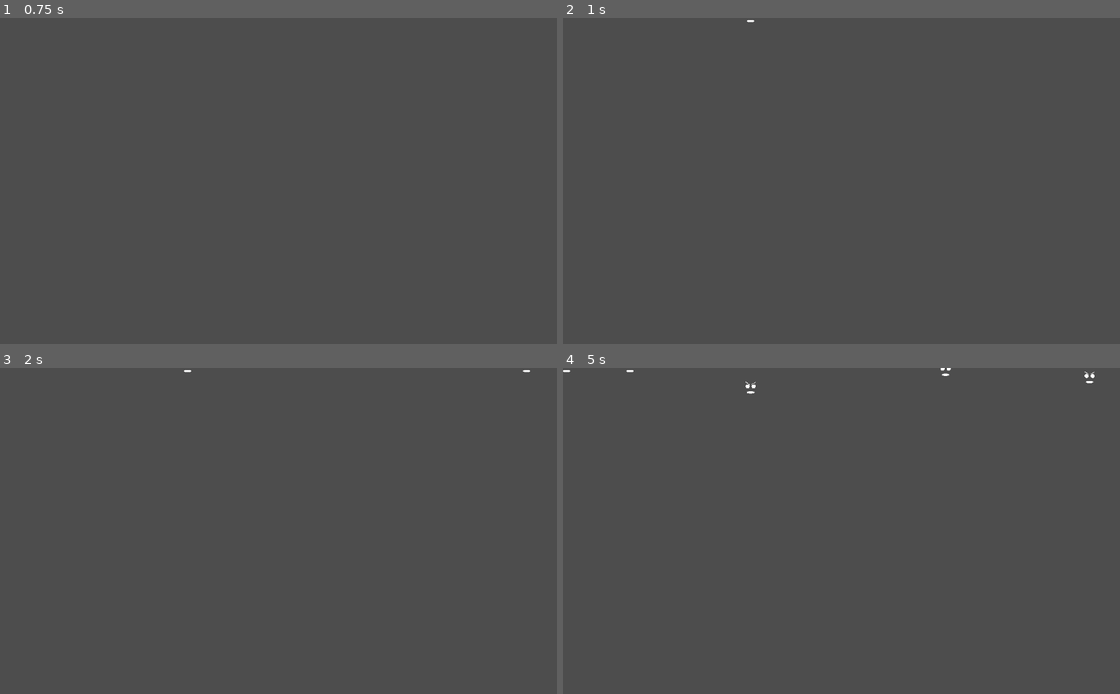
Above: before the commit, frames 1-4 (two rows, left to right).
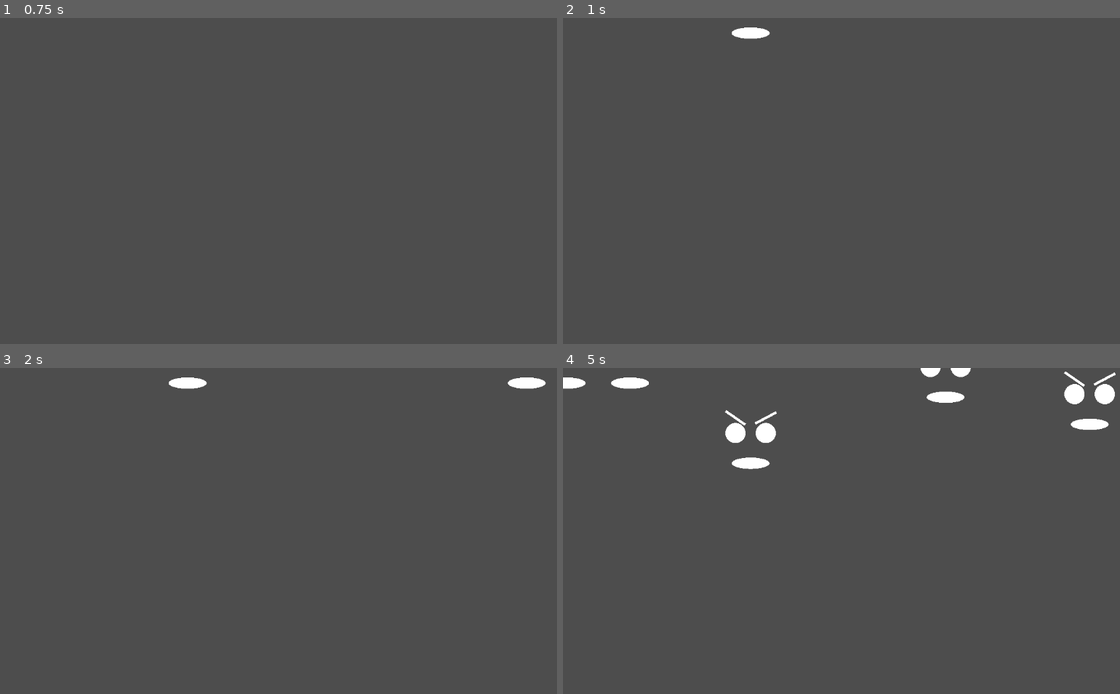
Above: after the commit, the same moments.

Repository: MannyFluss/GameInAnHour
Game: Godot game, scene res://MannyFolder/testScene.tscn
The game is run twice, just before and just after one commit, with the same random seed, the same clock (stepped at 60 frames per second) and the same inputs.
Inputs:
- Up to frame 1 (0.75 s): tap Enter at 0.5 s
- Up to frame 2 (1 s): no input
- Up to frame 3 (2 s): tap Space at 1.25 s
- Up to frame 4 (5 s): no input

Frame 1 is identical in both runs. In frame 2, 0.2% of the frame differs, in the area x 30-38%, y 0-7%; in frame 3, 0.4%; in frame 4, 2.0%, in the area x 0-100%, y 0-32%.

Commit message:
alien update

Diff:
--- a/MannyFolder/Alien/Alien.gd
+++ b/MannyFolder/Alien/Alien.gd
@@ -4,6 +4,9 @@
 # Called when the node enters the scene tree for the first time.
 @export
 var myTarget : Node2D
+
+@export
+var mySpeed = 30
 
 func _ready():
 	pass # Replace with function body.
@@ -16,4 +19,10 @@
 
 func _on_timer_timeout():
 	var targetDirection = Vector2.DOWN
-	apply_impulse(targetDirection * 8)
+	apply_impulse(targetDirection * mySpeed)
+
+
+
+func timeToGetDestroyed():
+	queue_free()
+	pass
--- a/MannyFolder/Alien/Alien.tscn
+++ b/MannyFolder/Alien/Alien.tscn
@@ -1,21 +1,20 @@
 [gd_scene load_steps=5 format=3 uid="uid://bl6orb48j4xel"]
 
 [ext_resource type="Script" path="res://MannyFolder/Alien/Alien.gd" id="1_aw53s"]
-
-[sub_resource type="CircleShape2D" id="CircleShape2D_lwhq1"]
 
 [sub_resource type="SphereMesh" id="SphereMesh_iecv1"]
 
 [sub_resource type="BoxMesh" id="BoxMesh_ofwtu"]
 
+[sub_resource type="CircleShape2D" id="CircleShape2D_lwhq1"]
+radius = 56.4358
+
 [node name="Node2D" type="RigidBody2D"]
 gravity_scale = 1.66533e-16
 script = ExtResource("1_aw53s")
 
-[node name="CollisionShape2D" type="CollisionShape2D" parent="."]
-shape = SubResource("CircleShape2D_lwhq1")
-
 [node name="Graphics" type="Node2D" parent="."]
+scale = Vector2(5, 5)
 
 [node name="MeshInstance2D" type="MeshInstance2D" parent="Graphics"]
 position = Vector2(-6, -6)
@@ -44,6 +43,9 @@
 scale = Vector2(9.5, 1)
 mesh = SubResource("BoxMesh_ofwtu")
 
+[node name="CollisionShape2D" type="CollisionShape2D" parent="."]
+shape = SubResource("CircleShape2D_lwhq1")
+
 [node name="Timer" type="Timer" parent="."]
 autostart = true
 
